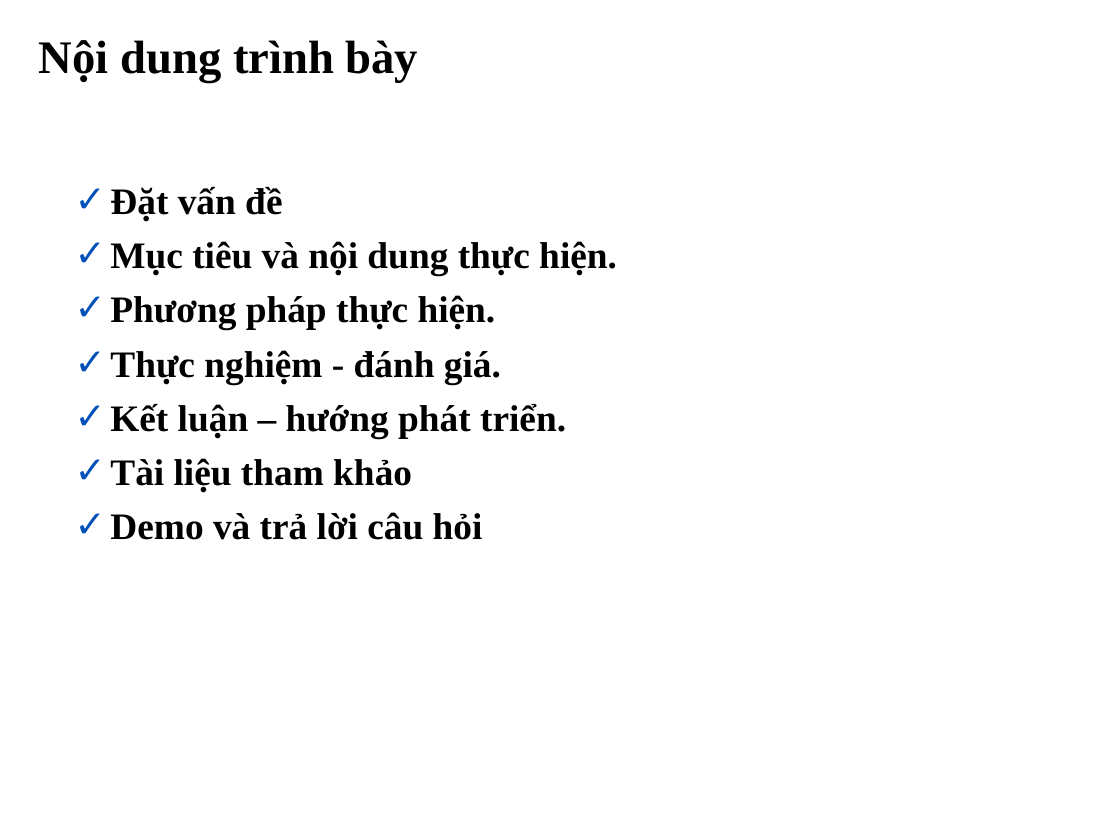
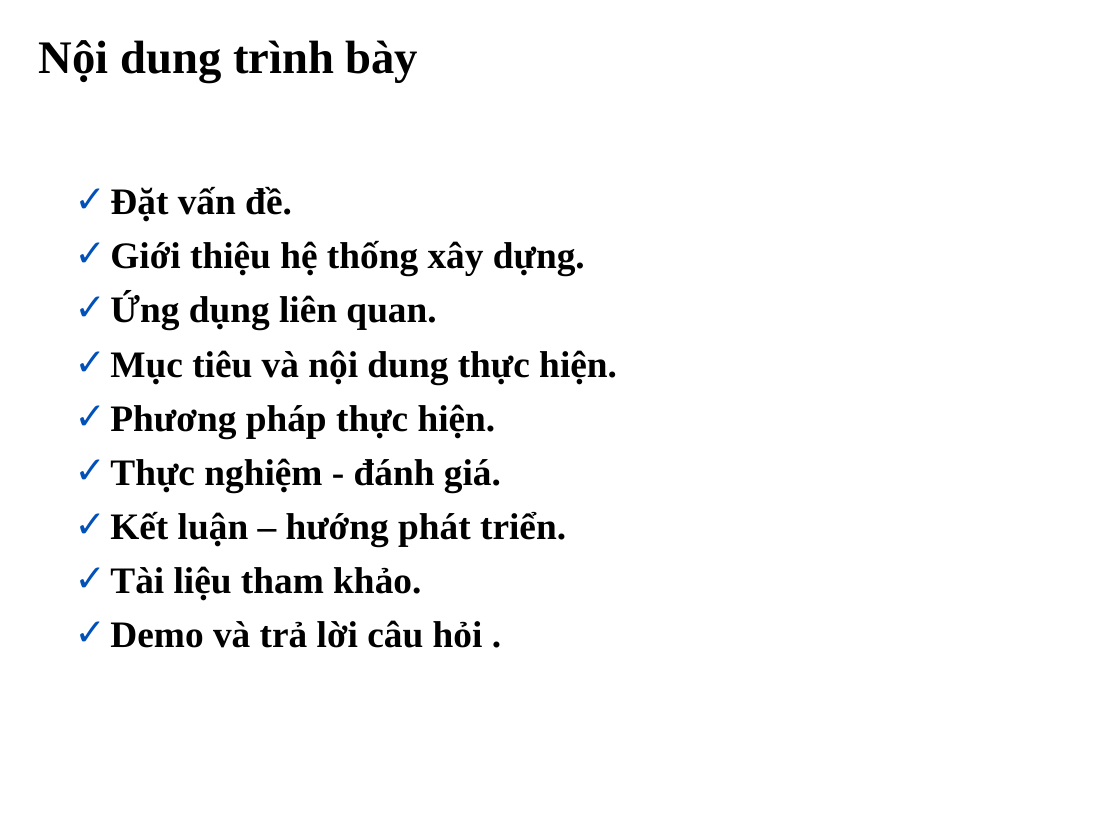
Before and after one commit to tiendv/detaitotnghiep, a slide deck: slide 2 of Report/Bao cao khoa luan/Trinh bay bao cao.ppt. Drawn at 1120x840 pixels with LibreOffice and Linux fonts; fonts in the diff are those of the drawing; background and template pictures are left out. Boxes give left, top, right and bottom in pixels: in the first picture for what was removed or moved away, otherwise in the second. Text is boxed around its words. In the diff, an @@ line names an element or a change of style, - is before the commit and + after.

```diff
--- a/Report/Bao cao khoa luan/Trinh bay bao cao.ppt
+++ b/Report/Bao cao khoa luan/Trinh bay bao cao.ppt
@@ text at <box>110,186,585,330</box>: text changed @@
-✓ Đặt vấn đề
+✓ Đặt vấn đề.
+✓ Giới thiệu hệ thống xây dựng.
+✓ Ứng dụng liên quan.
@@ text at <box>110,566,483,648</box>: text changed @@
-✓ Tài liệu tham khảo
-✓ Demo và trả lời câu hỏi
+✓ Tài liệu tham khảo.
+✓ Demo và trả lời câu hỏi .
```
Also in this commit, not shown: 2 other slides changed, 4 slides added, 5 slides removed.
